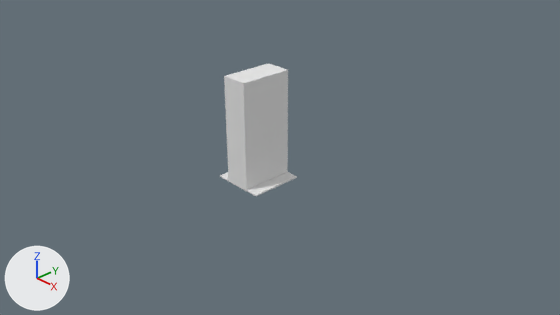
The Blender file UnrealEngine4Rotations/Wall_bridge.blend, before and after one commit.
Camera for both pictures: the file's camera 'Camera'. Lighting does not change. The marker at lower left points along +X, +Y and +Z.

In view in the first picture: 'Wall_Bridge'.
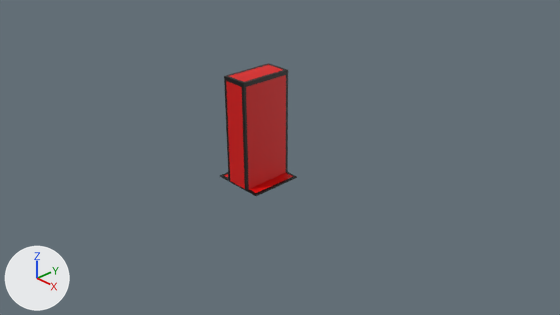
Scene script edits in JSON lines:
```json
{"op": "add", "block": "img_allcolours_png_001", "code": ["img_allcolours_png_001 = load_image('AllColours.png.001', '../Textures/AllColours.png', 64, 64, 'sRGB')"]}
{"op": "remove", "block": "mat_material", "code": "mat_material.base_color = (0.8, 0.8, 0.8)  # white #e7e7e7"}
{"op": "set", "path": "mat_material", "old": "diffuse_material('Material')", "new": "principled_material('Material')"}
{"op": "add", "block": "mat_material", "code": "mat_material.texture = img_allcolours_png_001"}
```

Boxes [x1, y1, x2, y2] around the edits, measured in the pictures (560 x 315 px):
```json
{"object": "Wall_Bridge", "change": "surface changed", "before": [220, 63, 297, 196], "after": [220, 63, 297, 196], "on screen": "grey to red"}
```
